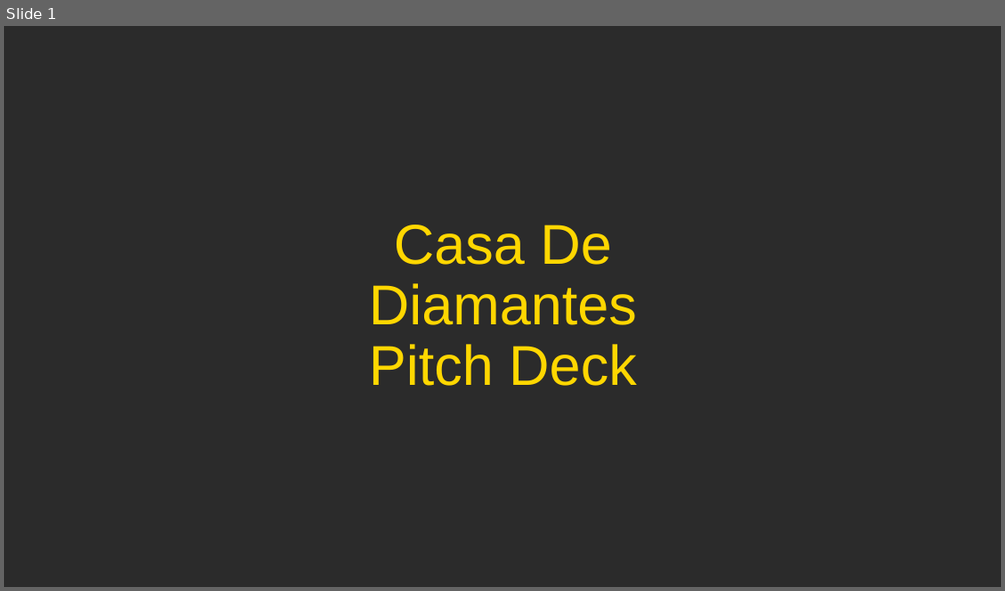
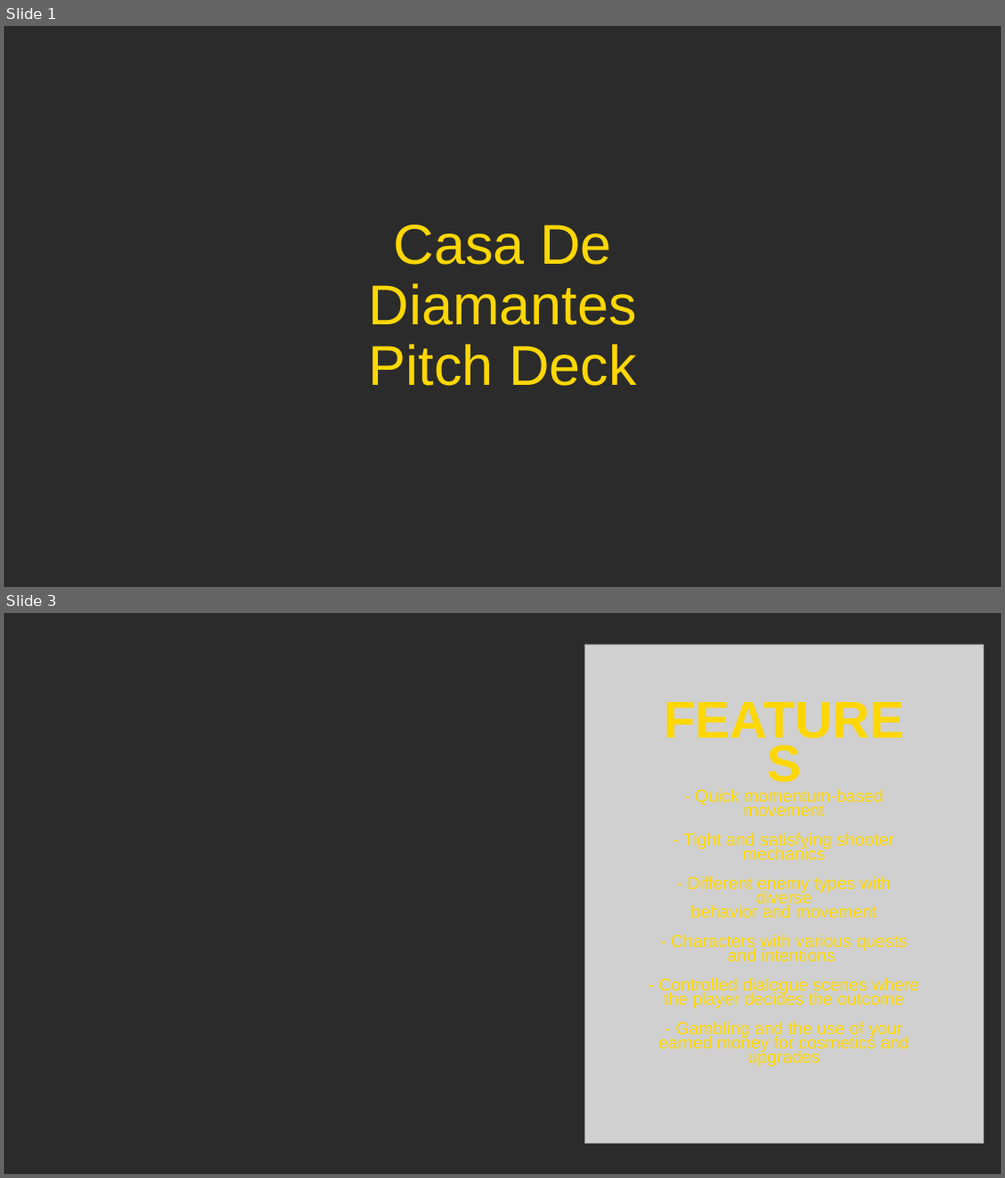
Before and after one commit to SoulPixelIV/casa-de-diamantes, a slide deck: CasaDeDiamantes.odp. Shown one above the other, each under a label of ours: slide 1 before the commit, slides 1 and 3 after it; the slides between them are not shown. The pictures are 1005x591 and 1005x1178 pixels, drawn with LibreOffice and Linux fonts; fonts in the diff are those of the drawing; grey boxes stand for pictures; background and template pictures are left out; a plain dark background stands for a picture behind light text. Boxes give left, top, right and bottom in pixels: in the first picture for what was removed or moved away, otherwise in the second. Text is boxed around its words. In the diff, an @@ line names an element or a change of style, - is before the commit and + after.

```diff
--- a/CasaDeDiamantes.odp
+++ b/CasaDeDiamantes.odp
@@ slide 3 added at <box>4,613,1001,1174</box>, background picture (left out) @@
@@ picture added at <box>584,644,983,1143</box> @@
@@ title added at <box>658,789,919,1066</box>, 16.6 pt, text #FFD700 @@
+FEATURES
+- Quick momentum-based movement
+- Tight and satisfying shooter mechanics
+- Different enemy types with diverse
+behavior and movement
+- Characters with various quests and intentions
+- Controlled dialogue scenes where the player decides the outcome
+- Gambling and the use of your earned money for cosmetics and upgrades
```
Also in this commit, not shown: 1 slide changed, 2 other slides added, 3 slides removed, 8 other files.
